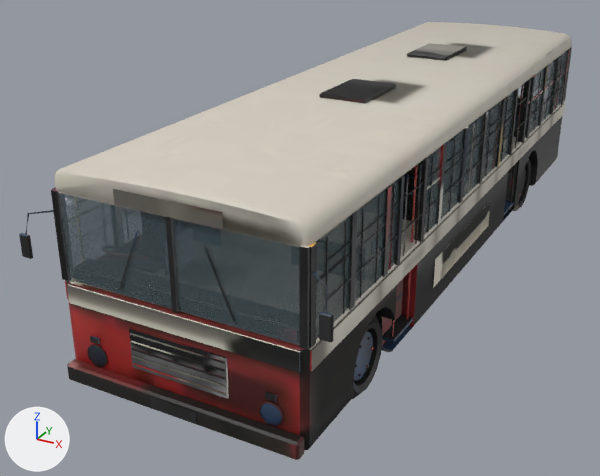
The glTF model nostalgia/assets3d/city_bus.glb, before and after one commit.
Both versions are drawn from a camera (50 mm lens) standing at (27.5, -65.8, 32.8) and looking at (-5.3, -6.0, 2.9). Arrows for +X, +Y and +Z are at lower left; the lights stay in place. The first picture is the older version. Vertices at exactly the same position are counted once.

Script lines for the objects in view, before the commit:
```python
me_city_bus = bpy.data.meshes.new('city_bus')
me_city_bus.from_pydata(...)  # 3539 vertices, 5940 faces; spans x -11.0..11.0, y -32.3..31.9, z 0.0..17.1
# faces by material slot: [5868, 72]
me_city_bus.materials.append(mat_m_city_bus_night)
me_city_bus.materials.append(mat_m_city_bus_glass)  # greyish cyan #5a6c72
ob_city_bus = bpy.data.objects.new('city_bus', me_city_bus)
ob_city_bus.location = (0.0, 0.0, 0.0)
```
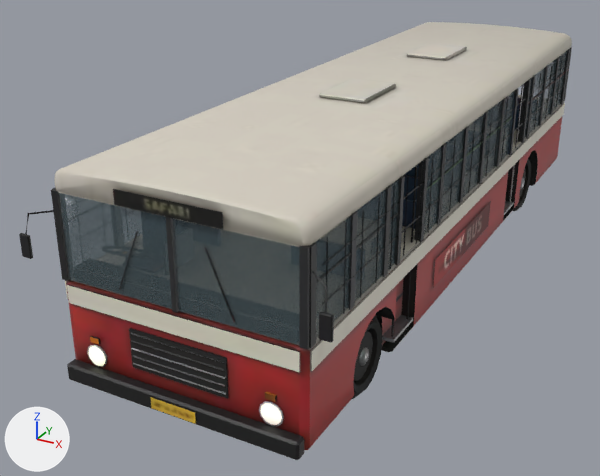
Edits to the bpy script that builds the scene:
```text
Change me_city_bus:
    used by ob_city_bus; location = (0.0, 0.0, 0.0)
    remove me_city_bus.from_pydata(...)  # 3539 vertices, 5940 faces; spans x -11.0..11.0, y -32.3..31.9, z 0.0..17.1
    add me_city_bus.from_pydata(...)  # 3111 vertices, 5048 faces; spans x -11.0..11.0, y -32.3..31.9, z 0.0..17.1
    me_city_bus part 1: the loose piece of 8 vertices spanning x 2.9..8.1, y -11.4..-11.0, z 8.8..11.0 is moved by (0.0, -1.2, 0.0)
    me_city_bus part 2: the loose piece of 8 vertices spanning x 2.9..8.1, y -4.2..-3.8, z 8.8..11.0 is moved by (0.0, 1.2, 0.0)
    me_city_bus part 3: the loose piece of 8 vertices spanning x 2.9..8.1, y 17.4..17.8, z 8.8..11.0 is moved by (0.0, -1.2, 0.0)
    me_city_bus part 4: the loose piece of 8 vertices spanning x 9.0, y -29.0..29.0, z 11.0 is rebuilt with 6 vertices and now spans x 9.0..9.1, y -29.5..29.5, z 11.0
    me_city_bus part 5: the loose piece of 8 vertices spanning x 9.0, y -29.0..29.0, z 13.4 is rebuilt with 6 vertices and now spans x 9.0..9.1, y -29.5..29.5, z 13.4
    me_city_bus part 6: a new loose piece of 37 vertices spanning x 8.1..8.4, y -22.2..-20.8, z 2.3..3.7, in mat_m_city_bus_night
    me_city_bus part 7: 33 loose pieces with 464 vertices, spanning x -8.4..8.4, y -22.9..19.3, z 1.1..11.1, are deleted
    me_city_bus part 8: 166 vertices moved from x -9.0..9.0, y -29.0..28.5, z 9.0..14.9 to x -9.1..9.0, y -29.0..28.5, z 9.0..14.9; 260 vertices removed from x -9.0..9.0, y -31.3..31.3, z 3.5..14.9; 156 vertices added at x -9.1..9.1, y -31.3..31.3, z 3.6..14.9
    me_city_bus part 9: 4177 kept faces spanning x -11.0..11.0, y -32.3..31.9, z 0.0..17.1 get new texture (UV) coordinates
    other edits to the shape of me_city_bus do not show in these pictures
```

What differs and where, as boxes [x1, y1, x2, y2] in the pictures (600 x 476 px; the box of a moved part takes in the faces that stretch with it):
part 1 of me_city_bus, moved or reshaped: before [361, 192, 417, 221]; after [357, 194, 417, 228]
part 2 of me_city_bus, moved or reshaped (mostly hidden): [404, 164, 419, 177] in both
part 3 of me_city_bus, moved or reshaped (mostly hidden): before [487, 104, 521, 125]; after [475, 107, 521, 130]
part 4 of me_city_bus, rebuilt: before [327, 86, 564, 300]; after [322, 86, 564, 304]
part 5 of me_city_bus, rebuilt: before [328, 64, 567, 261]; after [323, 64, 567, 265]
part 6 of me_city_bus, added: after [359, 347, 369, 366]
part 7 of me_city_bus, deleted (mostly hidden): before [355, 115, 526, 376]
part 8 of me_city_bus, moved or reshaped: before [130, 53, 567, 395]; after [130, 52, 568, 394]
part 9 of me_city_bus, surface changed: [19, 40, 572, 460] in both
